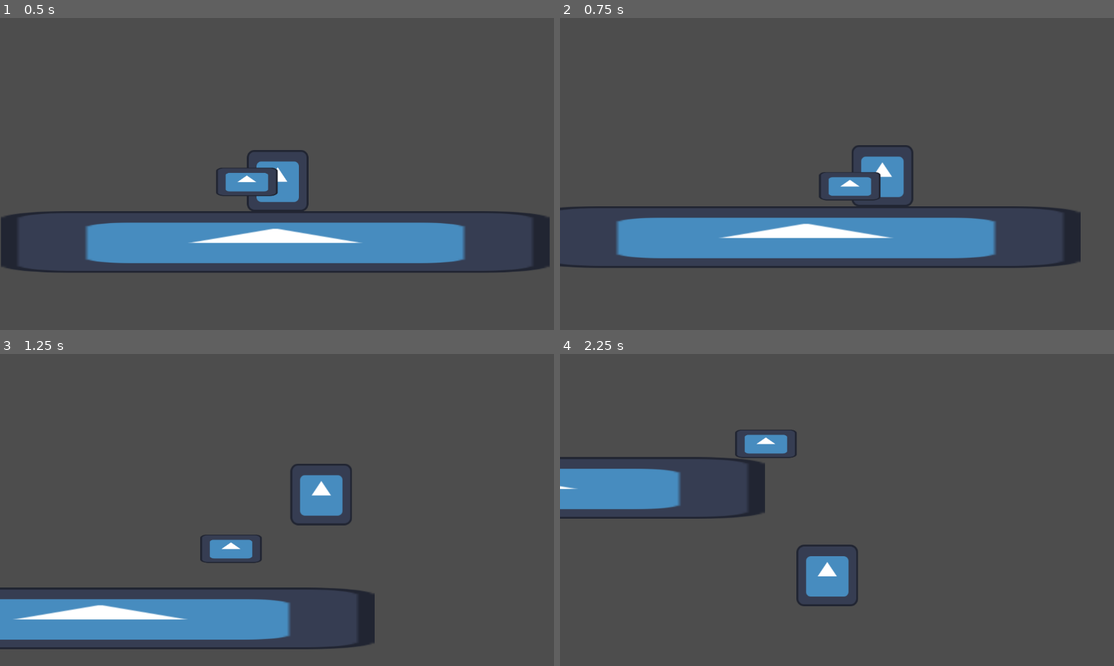
Above: before the commit, frames 1-4 (two rows, left to right).
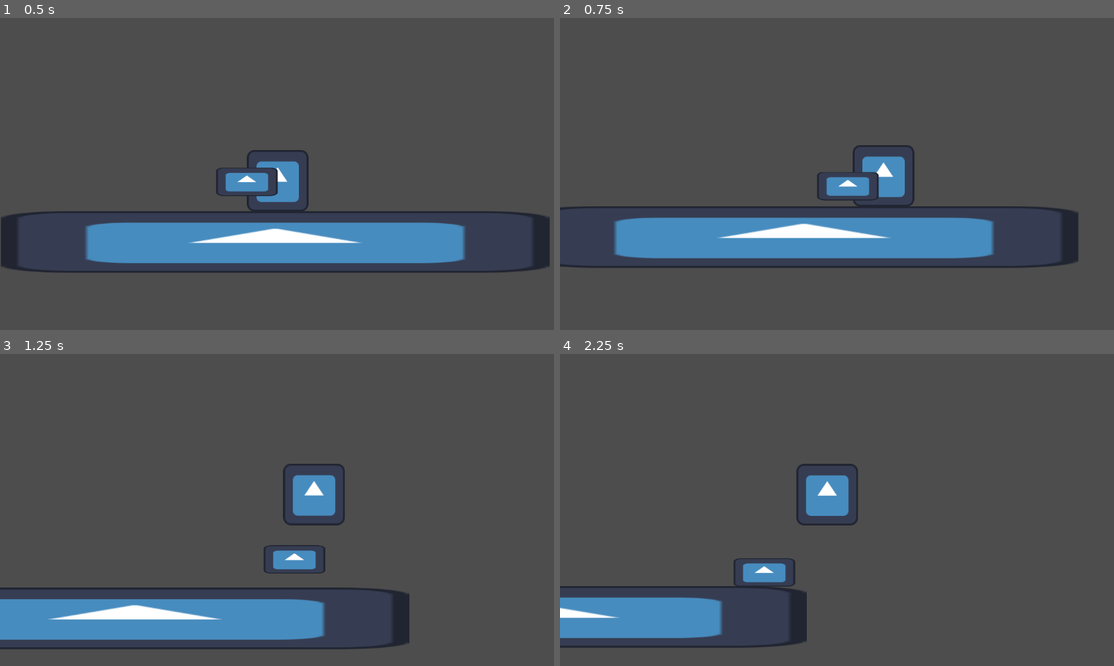
Above: after the commit, the same moments.

Repository: dzfrias/gladiator
Game: Godot game, scene res://scenes/test_scene.tscn
Two runs of this game, one before a commit and one after it. Both use one fixed random seed, a clock stepped at 60 frames per second and the inputs below. The engine's default icon, where the game draws it, is replaced by a stand-in: a white triangle on a blue panel in a dark square.
Inputs (mouse positions are in pixels of both pictures, inside the frame that each line leads up to):
- Up to frame 1 (0.5 s): no input
- Up to frame 2 (0.75 s): move the mouse to (958, 158) at 0.52 s; hold D (right) from 0.53 s (still down); hold E (roll) from 0.53 s (still down)
- Up to frame 3 (1.25 s): keep holding D (right); keep holding E (roll); tap Space (jump) at 0.77, 0.8, 1.07 s
- Up to frame 4 (2.25 s): move the mouse to (726, 525) at 1.27 s; release E (roll) at 1.28 s; tap Space (jump) at 1.35, 1.52, 1.82 s; tap E (roll) at 1.55 s; move the mouse to (892, 441) at 2.02 s; release D (right) at 2.03 s; press the mouse at (892, 441) at 2.03 s; hold A (left) from 2.03 s (still down)

Frame 1 is identical in both runs. In frame 2, 0.7% of the frame differs, in the area x 9-94%, y 40-79%; in frame 3, 4.8%; in frame 4, 13%, in the area x 0-54%, y 24-95%.
Error in both runs: Assertion failed. (res://scripts/wolf.gd:66)

Commit message:
Use layer names
Also create a `Constants.gd` which will hold some useful global contants
(like layer values).

Diff:
--- a/project.godot
+++ b/project.godot
@@ -14,6 +14,10 @@
 run/main_scene="res://scenes/test_scene.tscn"
 config/features=PackedStringArray("4.3", "Forward Plus")
 config/icon="res://assets/icon.svg"
+
+[autoload]
+
+Constants="*res://scripts/Constants.gd"
 
 [input]
 
@@ -45,3 +49,9 @@
 "events": [Object(InputEventKey,"resource_local_to_scene":false,"resource_name":"","device":0,"window_id":0,"alt_presse …(189 unchanged characters)…
 ]
 }
+
+[layer_names]
+
+2d_physics/layer_1="Environment"
+2d_physics/layer_2="Entities"
+2d_physics/layer_3="Invincible"
--- /dev/null
+++ b/scripts/Constants.gd
@@ -0,0 +1,5 @@
+extends Node
+
+const ENVIRONMENT_LAYER = 1
+const ENTITY_LAYER = 2
+const INVINCIBLE_LAYER = 4
--- a/scripts/player.gd
+++ b/scripts/player.gd
@@ -32,13 +32,6 @@
 			else:
 				velocity.x = 0
 
-			# TODO make these events
-			if is_on_floor() and Input.is_action_pressed("jump"):
-				velocity.y = -jump_speed
-			if is_on_floor() and Input.is_action_pressed("roll"):
-				_state = State.ROLL
-				$RollTimer.start()
-				collision_layer = 4
 		State.ROLL:
 			velocity.x = roll_speed * _direction
 
@@ -47,6 +40,13 @@
 func _input(event: InputEvent) -> void:
 	if event.is_action_pressed("fire"):
 		$Weapon.fire(position)
+	if is_on_floor():
+		if event.is_action_pressed("jump"):
+			velocity.y = -jump_speed
+		if event.is_action_pressed("roll"):
+			_state = State.ROLL
+			$RollTimer.start()
+			collision_layer = Constants.INVINCIBLE_LAYER
 
 func damage(amount: float) -> void:
 	print("Player hit")
